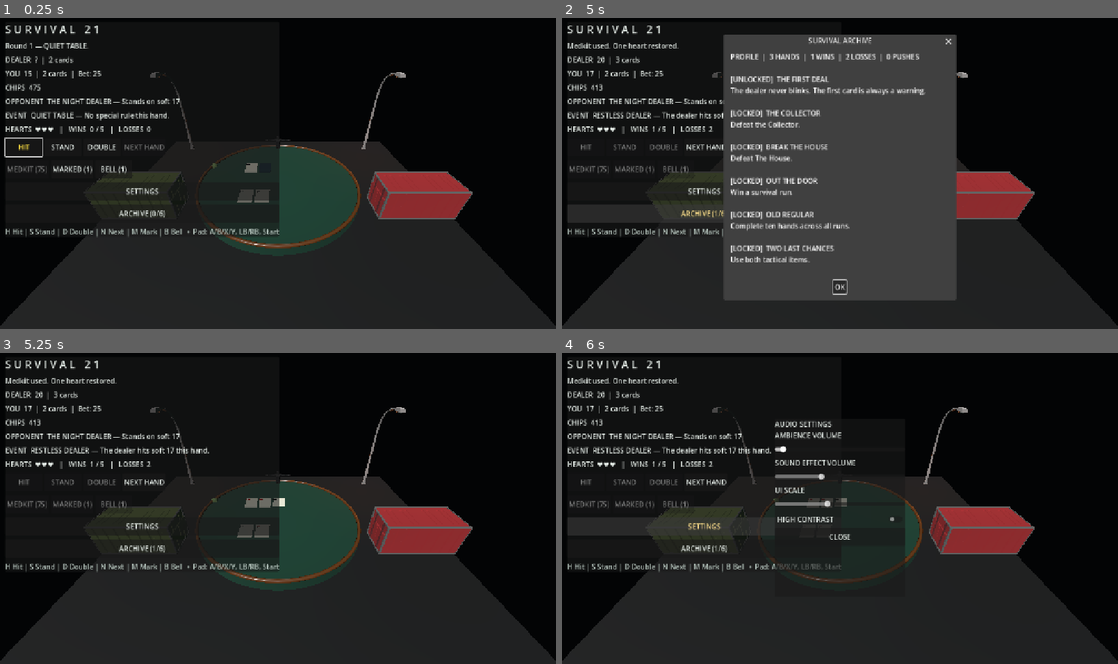
Above: before the commit, frames 1-4 (two rows, left to right).
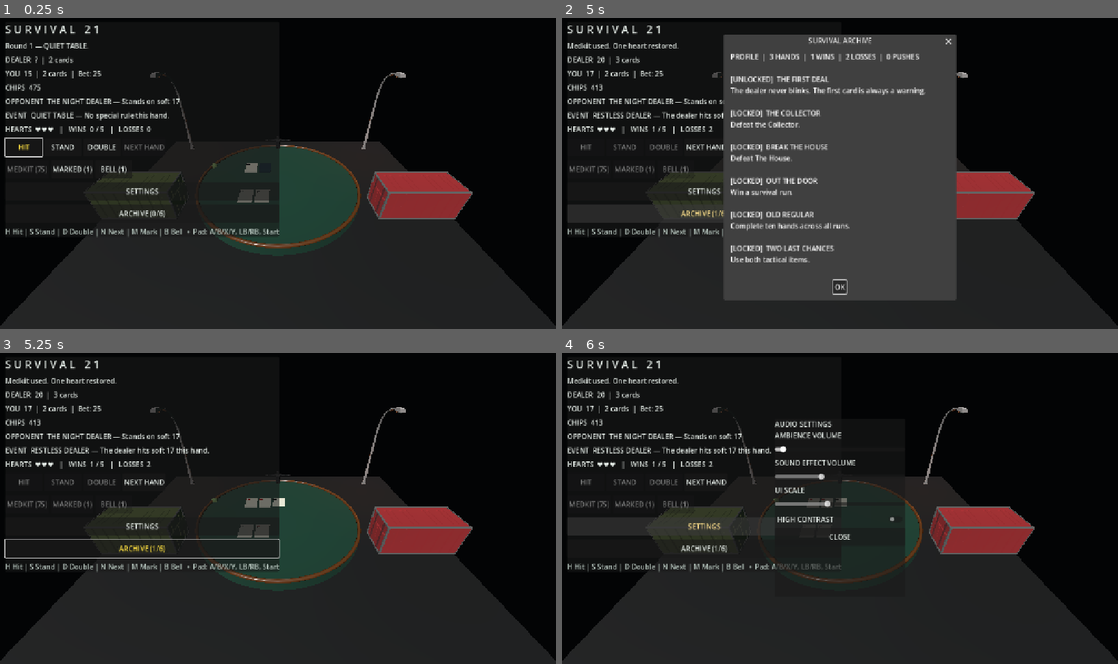
Above: after the commit, the same moments.

Repository: kage049754/Cgame
Game: Godot game, scene res://scenes/main.tscn
Two runs of this game, one before a commit and one after it. Both use one fixed random seed, a clock stepped at 60 frames per second and the inputs below.
Inputs:
- Up to frame 1 (0.25 s): no input
- Up to frame 2 (5 s): click "HIT" at 0.5 s; click "NEXT HAND" at 1.25 s; click "NEXT HAND" at 2 s; click "STAND" at 2.75 s; click "MEDKIT (75)" at 3.5 s; click "ARCHIVE (1/6)" at 4.25 s
- Up to frame 3 (5.25 s): click "OK" at 5 s
- Up to frame 4 (6 s): click "SETTINGS" at 5.75 s

Frames 1-2 are identical in both runs. In frame 3, 0.4% of the frame differs, in the area x 0-51%, y 59-67%; in frame 4, nothing differs.

Commit message:
Improve accessible action states and focus restoration

Diff:
--- a/scripts/main.gd
+++ b/scripts/main.gd
@@ -243,6 +243,7 @@
 				_toggle_settings()
 			elif archive_dialog.visible:
 				archive_dialog.hide()
+				archive_button.grab_focus()
 	get_viewport().set_input_as_handled()
 
 func _build_table() -> void:
@@ -420,6 +421,7 @@
 	archive_dialog.dialog_text = ""
 	archive_dialog.min_size = Vector2i(520, 420)
 	ui_layer.add_child(archive_dialog)
+	archive_dialog.confirmed.connect(archive_button.grab_focus)
 	restart_button = _make_button("RESTART RUN", _on_restart)
 	restart_button.custom_minimum_size = Vector2(150, 42)
 	restart_button.visible = false
@@ -763,3 +765,8 @@
 	opponent_label.accessibility_name = opponent_label.text
 	event_label.accessibility_name = event_label.text
 	survival_label.accessibility_name = survival_label.text
+	medkit_button.accessibility_name = "Medkit, 75 chips, " + ("already used" if survival.medkit_used else "available")
+	marked_button.accessibility_name = "Marked Card, %d uses remaining" % items.marked_cards
+	bell_button.accessibility_name = "House Bell, %s" % ("active" if house_bell_active else "%d uses remaining" % items.house_bells)
+	archive_button.accessibility_name = "Survival archive, %d of 6 entries unlocked" % progression.unlocked_count()
+	restart_button.accessibility_name = "Restart run"
--- a/tests/accessibility_test.gd
+++ b/tests/accessibility_test.gd
@@ -26,6 +26,13 @@
 	_expect(hit.get_node_or_null(hit.focus_next) == stand, "Keyboard focus should move from Hit to Stand")
 	_expect(stand.get_node_or_null(stand.focus_next) == double_button, "Keyboard focus should move from Stand to Double")
 	_expect(double_button.get_node_or_null(double_button.focus_next) == next_hand, "Keyboard focus should move from Double to Next Hand")
+	scene.call("_toggle_settings")
+	_expect((scene.get("settings_panel") as PanelContainer).visible, "Settings should open when toggled")
+	_expect(scene.get_viewport().gui_get_focus_owner() == ambience, "Opening settings should move focus to the first settings control")
+	scene.call("_toggle_settings")
+	_expect(not (scene.get("settings_panel") as PanelContainer).visible, "Settings should close when toggled")
+	_expect(scene.get_viewport().gui_get_focus_owner() == (scene.get("settings_button") as Button), "Closing settings should return focus to the Settings button")
+	_expect((scene.get("archive_button") as Button).accessibility_name.contains("of 6 entries unlocked"), "Archive button should expose a dynamic unlock count")
 	var ambience := scene.get("ambience_slider") as HSlider
 	var effects := scene.get("effects_slider") as HSlider
 	var scale := scene.get("ui_scale_slider") as HSlider
